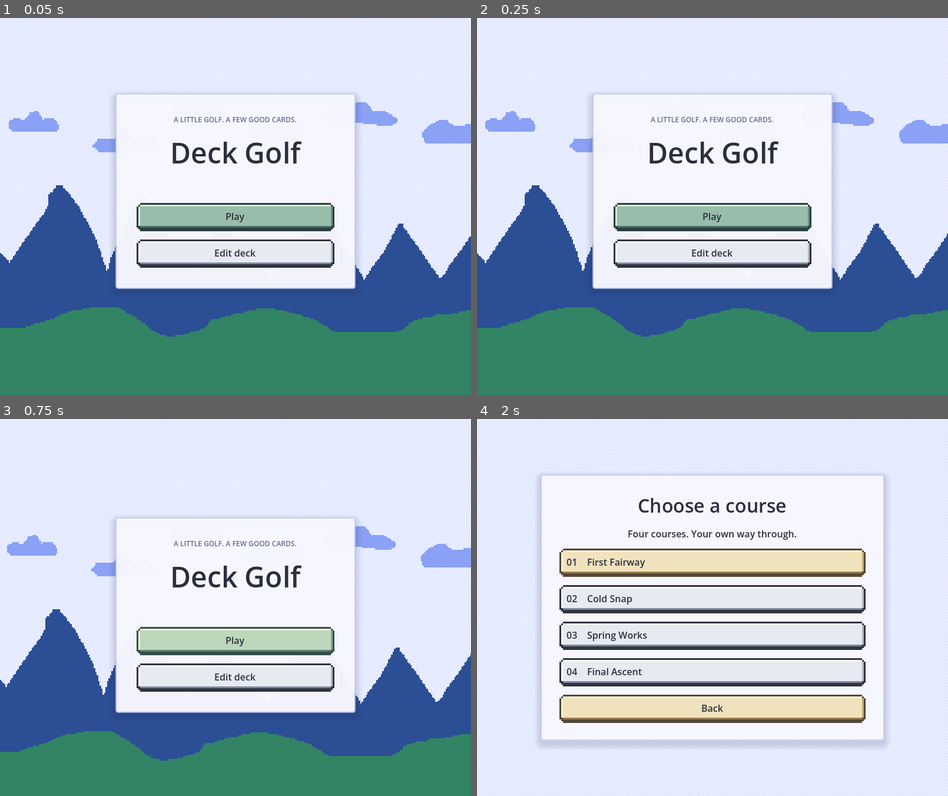
Above: before the commit, frames 1-4 (two rows, left to right).
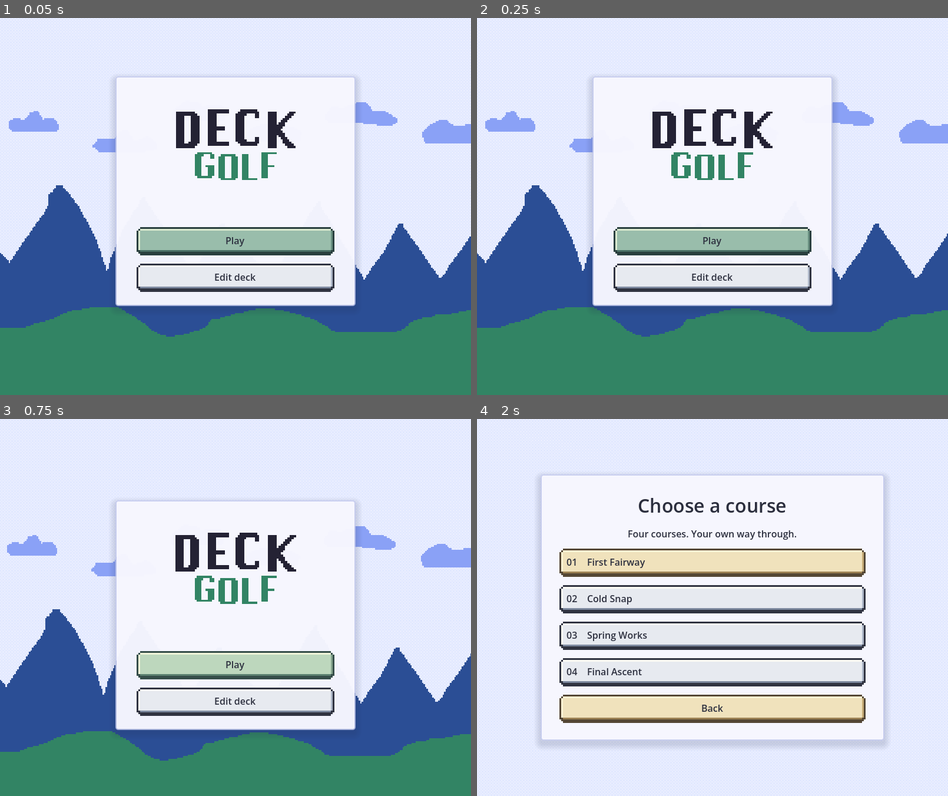
Above: after the commit, the same moments.

Repository: KiwiKaktuss/haven2026
Game: Godot game, scene res://main.tscn
The game is run twice, just before and just after one commit, with the same random seed, the same clock (stepped at 60 frames per second) and the same inputs.
Inputs (mouse positions are in pixels of both pictures, inside the frame that each line leads up to):
- Up to frame 1 (0.05 s): no input
- Up to frame 2 (0.25 s): no input
- Up to frame 3 (0.75 s): click "Play" at 0.5 s
- Up to frame 4 (2 s): move the mouse to (816, 588) at 1.27 s; press the mouse at (816, 588) at 1.28 s; hold D (pan_right) from 1.28 s (still down)

The runs differ from the first frame. In frame 1, 12% of the frame differs, in the area x 24-76%, y 15-77%; in frame 2, 12%; in frame 3, 12%, in the area x 24-76%, y 21-83%; in frame 4, nothing differs.

Commit message:
15 logo animation

Diff:
--- a/scenes/ui/main_menu.tscn
+++ b/scenes/ui/main_menu.tscn
@@ -4,6 +4,7 @@
 [ext_resource type="Texture2D" path="res://art/background2.png" id="sky"]
 [ext_resource type="Script" uid="uid://d3dmeuomfi6ku" path="res://scripts/ui/main_menu.gd" id="script"]
 [ext_resource type="Theme" uid="uid://vd5i5ly3o81k" path="res://resources/ui/default_theme.tres" id="theme"]
+[ext_resource type="Texture2D" path="res://art/DeckGolf.png" id="logo"]
 
 [sub_resource type="StyleBoxFlat" id="menu_panel"]
 bg_color = Color(0.97, 0.97, 1, 0.97)
@@ -54,7 +55,7 @@
 mouse_filter = 2
 
 [node name="MenuPanel" type="Panel" parent="Center" unique_id=1766136300]
-custom_minimum_size = Vector2(408, 332)
+custom_minimum_size = Vector2(408, 390)
 layout_mode = 2
 mouse_filter = 2
 theme_override_styles/panel = SubResource("menu_panel")
@@ -64,18 +65,30 @@
 layout_mode = 2
 theme_override_constants/separation = 14
 
-[node name="Eyebrow" type="Label" parent="Center/Content" unique_id=1593862207]
+[node name="LogoSlot" type="Control" parent="Center/Content"]
+custom_minimum_size = Vector2(0, 180)
 layout_mode = 2
-theme_override_colors/font_color = Color(0.38, 0.42, 0.57, 1)
-theme_override_font_sizes/font_size = 12
-text = "A LITTLE GOLF. A FEW GOOD CARDS."
-horizontal_alignment = 1
+mouse_filter = 2
 
-[node name="Title" type="Label" parent="Center/Content" unique_id=2084158847]
-layout_mode = 2
-theme_override_font_sizes/font_size = 48
-text = "Deck Golf"
-horizontal_alignment = 1
+[node name="Logo" type="TextureRect" parent="Center/Content/LogoSlot"]
+texture_filter = 1
+layout_mode = 1
+anchors_preset = 8
+anchor_left = 0.5
+anchor_top = 0.5
+anchor_right = 0.5
+anchor_bottom = 0.5
+offset_left = -120.0
+offset_top = -90.0
+offset_right = 120.0
+offset_bottom = 90.0
+grow_horizontal = 2
+grow_vertical = 2
+pivot_offset = Vector2(120, 90)
+mouse_filter = 2
+texture = ExtResource("logo")
+expand_mode = 1
+stretch_mode = 5
 
 [node name="Space" type="Control" parent="Center/Content" unique_id=791200815]
 custom_minimum_size = Vector2(0, 24)
--- a/scripts/ui/main_menu.gd
+++ b/scripts/ui/main_menu.gd
@@ -6,6 +6,12 @@
 signal cards_requested
 
 func _ready() -> void:
+    var logo: TextureRect = $Center/Content/LogoSlot/Logo
+    logo.scale = Vector2.ONE * 0.97
+    var idle: Tween = create_tween().set_loops()
+    idle.set_trans(Tween.TRANS_SINE).set_ease(Tween.EASE_IN_OUT)
+    idle.tween_property(logo, "scale", Vector2.ONE * 1.03, 2.8)
+    idle.tween_property(logo, "scale", Vector2.ONE * 0.97, 2.8)
     $Center/Content/Play.pressed.connect(func() -> void: play_requested.emit())
     $Center/Content/Deck.pressed.connect(func() -> void: deck_requested.emit())
     $CenterContainer/VBoxContainer/InspectButton.pressed.connect(func() -> void: inspect_requested.emit())
Binary file added: art/DeckGolf.png
Not shown, added: art/DeckGolf.png.import
